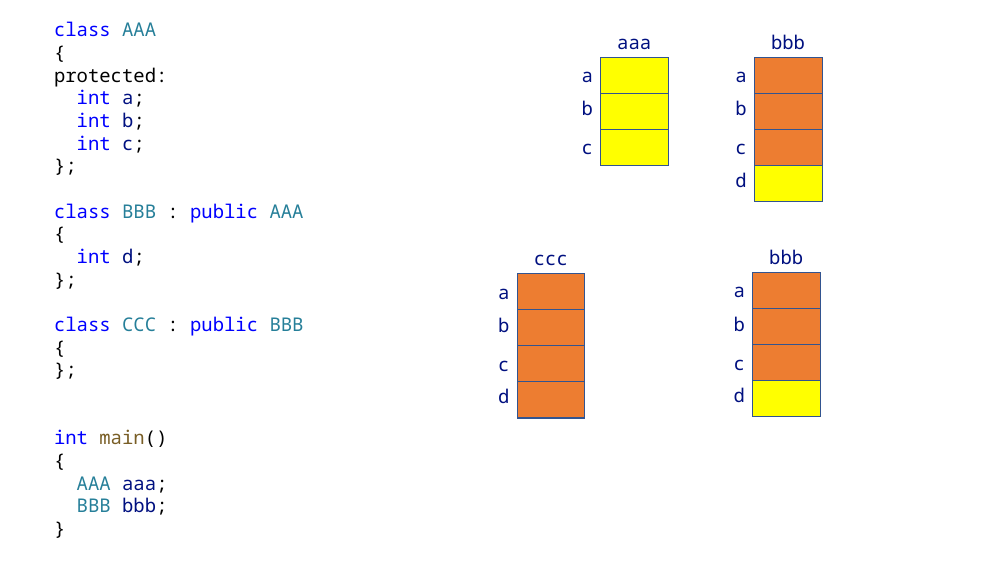
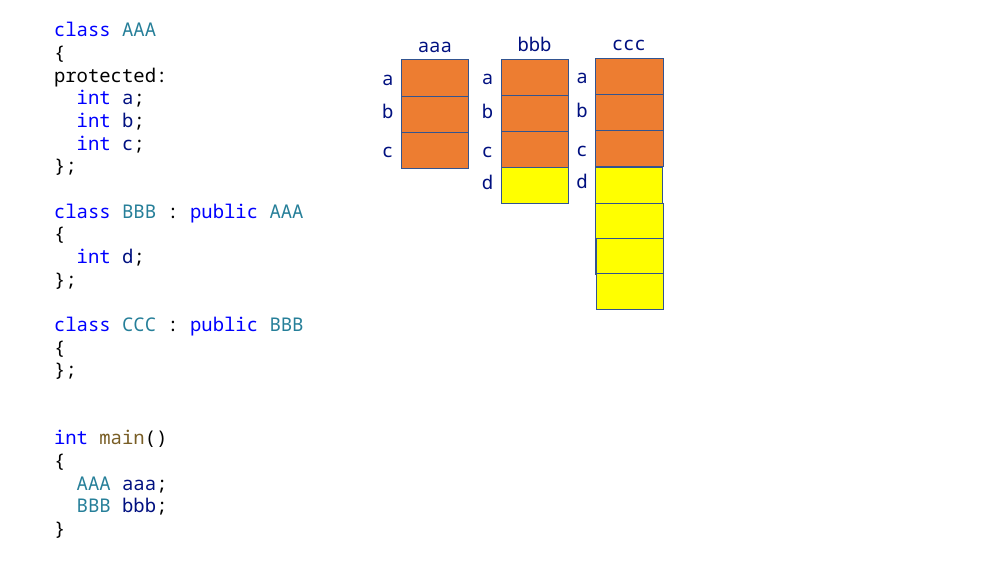
Before and after one commit to yoondev-classroom/hyundai_220510, a slide deck: slide 22 of cpp/220517.pptx. Drawn at 1008x567 pixels with LibreOffice and Linux fonts; fonts in the diff are those of the drawing. Boxes give left, top, right and bottom in pixels: in the first picture for what was removed or moved away, otherwise in the second. Text is boxed around its words. In the diff, an @@ line names an element or a change of style, - is before the commit and + after.

```diff
--- a/cpp/220517.pptx
+++ b/cpp/220517.pptx
@@ rectangle at (x1=402, y1=60, x2=469, y2=96): fill #FFFF00 to #ED7D31 @@
@@ 4 texts, 2 rectangles moved together from (x1=582, y1=38, x2=668, y2=154) to (x1=382, y1=41, x2=469, y2=158) @@
@@ rectangle at (x1=402, y1=96, x2=469, y2=132): fill #FFFF00 to #ED7D31 @@
@@ rectangle moved from (x1=518, y1=382, x2=585, y2=418) to (x1=402, y1=132, x2=469, y2=169) @@
@@ 2 texts, 2 rectangles moved together from (x1=735, y1=34, x2=822, y2=166) to (x1=482, y1=36, x2=569, y2=168) @@
@@ 5 texts, 3 rectangles moved together from (x1=498, y1=254, x2=585, y2=403) to (x1=576, y1=39, x2=663, y2=189) @@
@@ 3 texts, 2 rectangles moved together from (x1=735, y1=71, x2=822, y2=202) to (x1=482, y1=73, x2=569, y2=204) @@
@@ rectangle moved from (x1=601, y1=129, x2=668, y2=166) to (x1=595, y1=168, x2=662, y2=204) @@
@@ rectangle moved from (x1=753, y1=381, x2=820, y2=417) to (x1=596, y1=203, x2=663, y2=240) @@
@@ rectangle added at (x1=596, y1=238, x2=663, y2=274), fill #FFFF00, outline #325491 1 pt @@
@@ text removed at (x1=769, y1=249, x2=803, y2=264) @@
-bbb
@@ rectangle moved from (x1=753, y1=272, x2=820, y2=309) to (x1=597, y1=274, x2=664, y2=310) @@
@@ rectangle at (x1=597, y1=274, x2=664, y2=310): fill #ED7D31 to #FFFF00 @@
@@ text removed at (x1=734, y1=286, x2=745, y2=297) @@
-a
@@ text removed at (x1=734, y1=316, x2=745, y2=331) @@
-b
@@ rectangle removed at (x1=753, y1=309, x2=820, y2=345) @@
@@ text removed at (x1=734, y1=359, x2=745, y2=370) @@
-c
@@ rectangle removed at (x1=753, y1=345, x2=820, y2=381) @@
@@ text removed at (x1=734, y1=387, x2=745, y2=403) @@
-d
```
Also in this commit, not shown: 5 other files.
